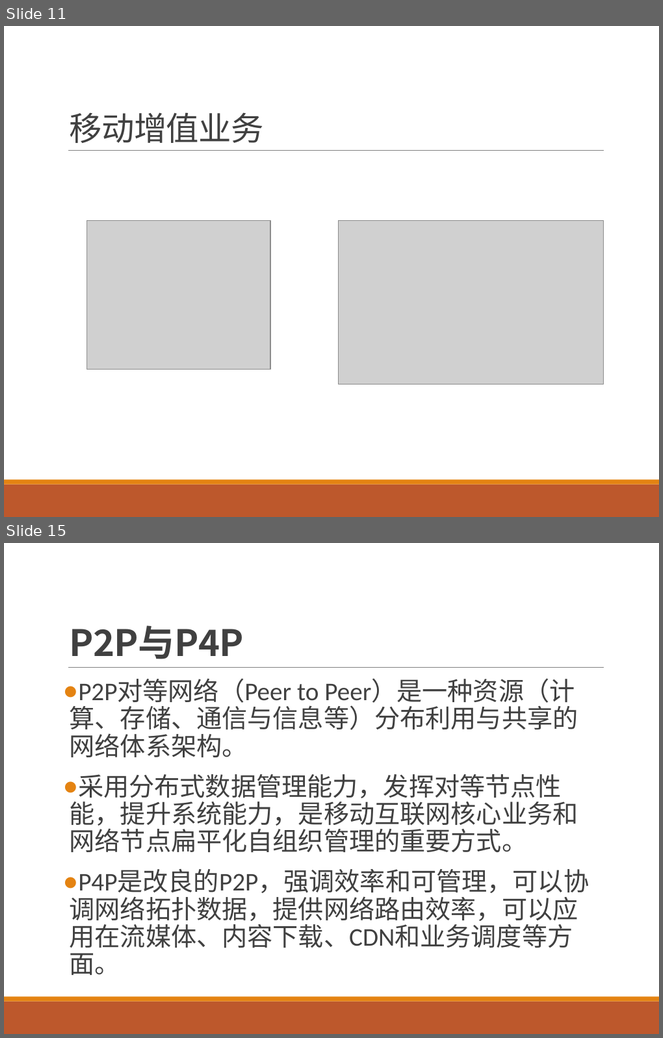
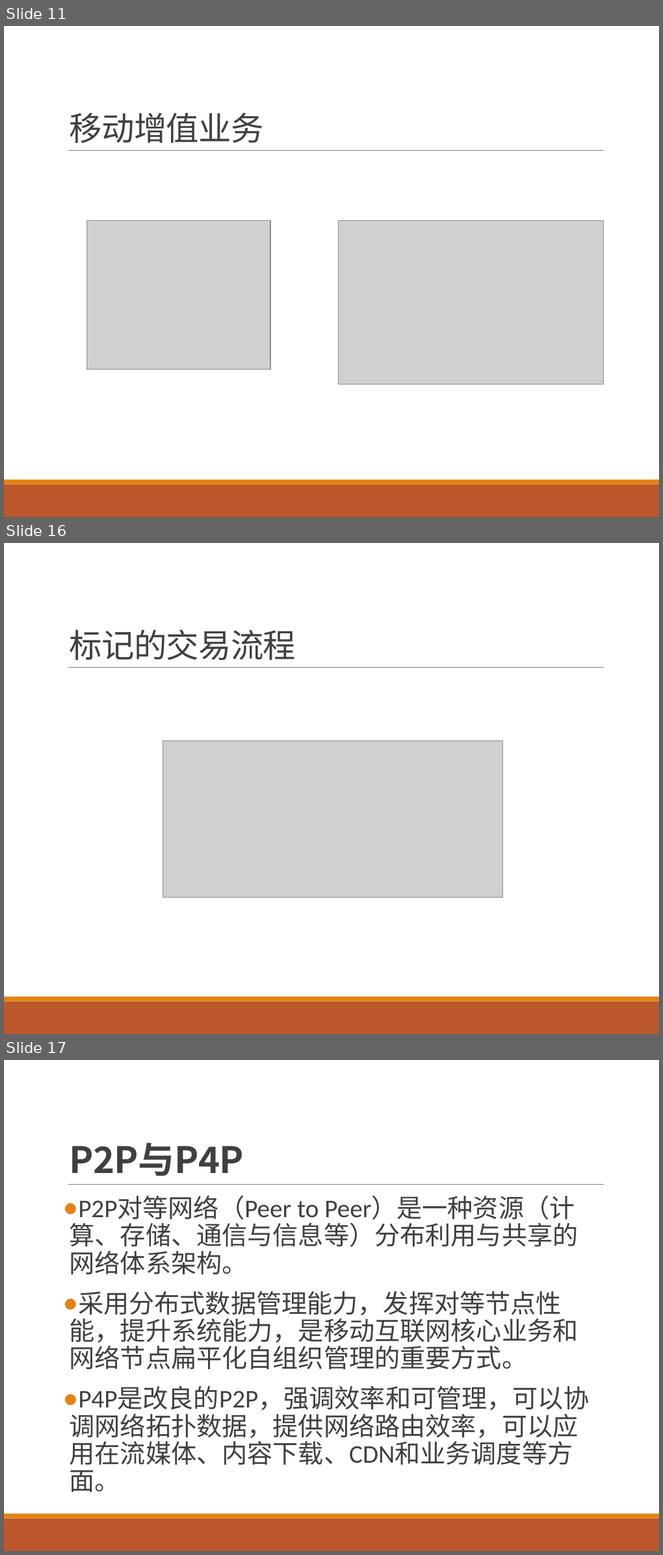
Before and after one commit to qianjin-sdu/PPT, a slide deck: 16.移动互联网的支撑技术及运营管理系统.pptx. Shown one above the other, each under a label of ours: slides 11 and 15 before the commit, slides 11, 16 and 17 after it; the slides between them are not shown. The pictures are 663x1038 and 663x1555 pixels, drawn with LibreOffice and Linux fonts; fonts in the diff are those of the drawing; grey boxes stand for pictures. Boxes give left, top, right and bottom in pixels: in the first picture for what was removed or moved away, otherwise in the second. Text is boxed around its words. In the diff, an @@ line names an element or a change of style, - is before the commit and + after.

```diff
--- a/16.移动互联网的支撑技术及运营管理系统.pptx
+++ b/16.移动互联网的支撑技术及运营管理系统.pptx
@@ slide 16 added at <box>4,543,659,1034</box>, background #FFFFFF; not listed: 3 template elements that a slide beside it also shows @@
@@ title added at <box>70,629,296,660</box>, 36 pt, text #404040 @@
+标记的交易流程
@@ picture added at <box>163,741,503,898</box> @@
@@ what was slide 15 is now slide 17 @@
```
Also in this commit, not shown: 6 slides changed, 3 other slides added, 1 slide removed.
